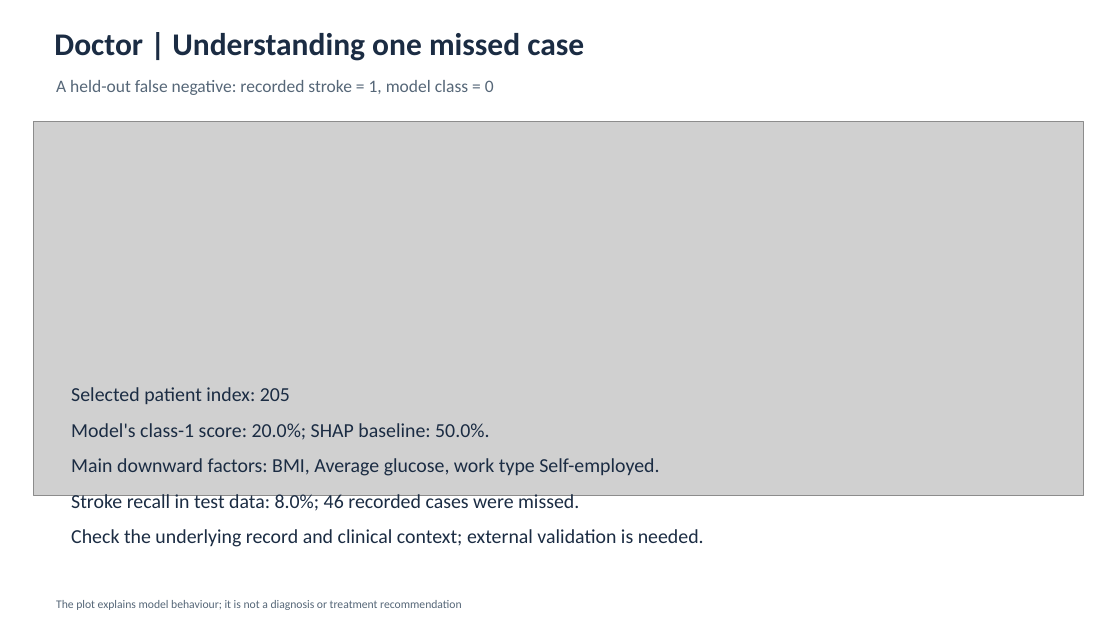
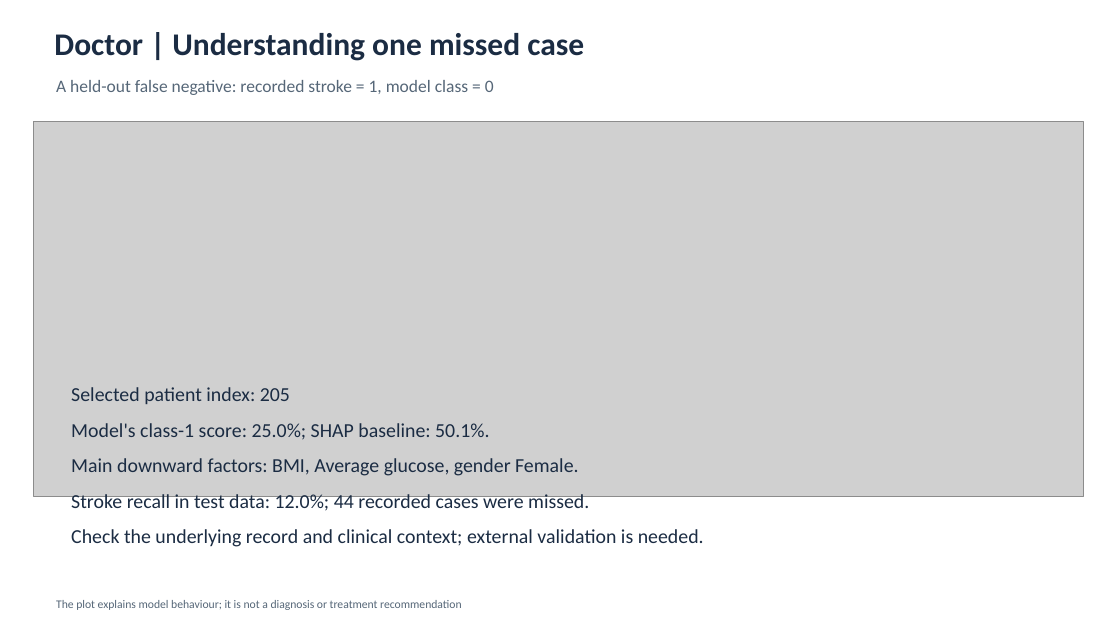
Before and after one commit to ChristineFJT/XAI_Stroke_Classification_SHAP, a slide deck: slide 2 of XAI_Stroke_Classification_SHAP/output/Task5_Three_Audience_Slides_Draft.pptx. Drawn at 1120x630 pixels with LibreOffice and Linux fonts; fonts in the diff are those of the drawing; grey boxes stand for pictures. Boxes give left, top, right and bottom in pixels: in the first picture for what was removed or moved away, otherwise in the second. Text is boxed around its words. In the diff, an @@ line names an element or a change of style, - is before the commit and + after.

```diff
--- a/XAI_Stroke_Classification_SHAP/output/Task5_Three_Audience_Slides_Draft.pptx
+++ b/XAI_Stroke_Classification_SHAP/output/Task5_Three_Audience_Slides_Draft.pptx
@@ text at <box>71,423,589,511</box>: text changed @@
-Model's class-1 score: 20.0%; SHAP baseline: 50.0%.
-Main downward factors: BMI, Average glucose, work type Self-employed.
-Stroke recall in test data: 8.0%; 46 recorded cases were missed.
+Model's class-1 score: 25.0%; SHAP baseline: 50.1%.
+Main downward factors: BMI, Average glucose, gender Female.
+Stroke recall in test data: 12.0%; 44 recorded cases were missed.
```
Also in this commit, not shown: 1 other slide changed, 9 other files.
